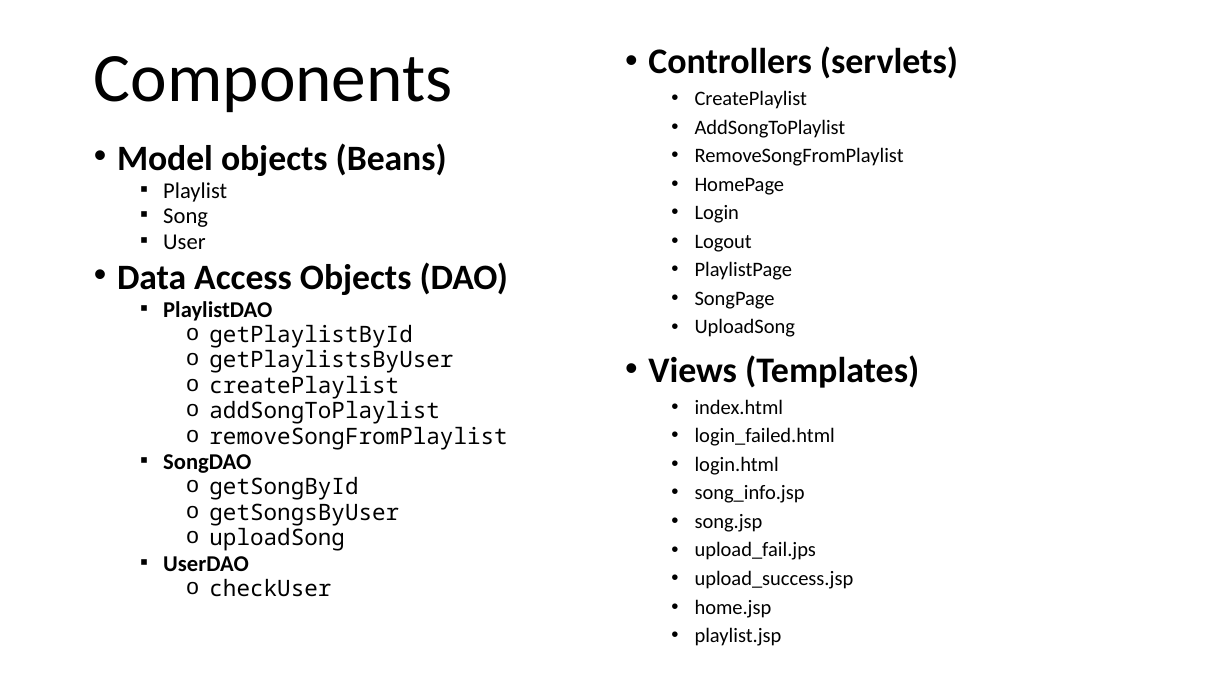
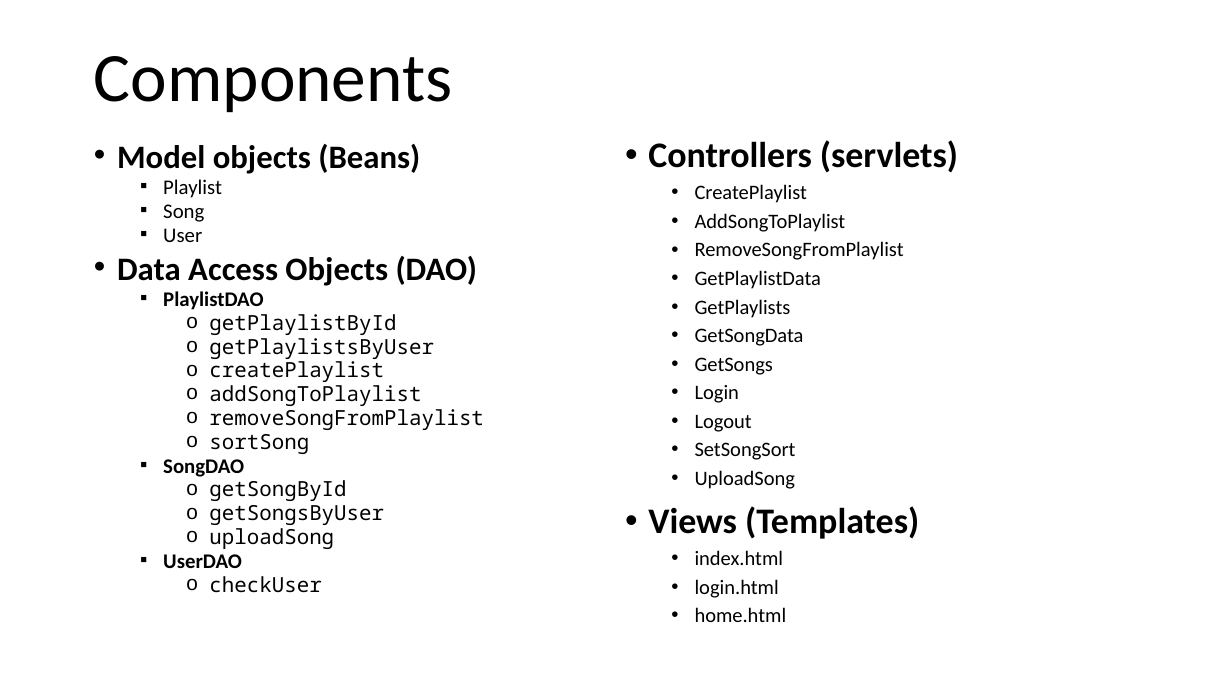
Before and after one commit to GenniImparato/PlaylistMaker, a slide deck: slide 9 of doc/documentation (RIA).pptx. Drawn at 1232x693 pixels with LibreOffice and Linux fonts; fonts in the diff are those of the drawing. Boxes give left, top, right and bottom in pixels: in the first picture for what was removed or moved away, otherwise in the second. Text is boxed around its words. In the diff, an @@ line names an element or a change of style, - is before the commit and + after.

```diff
--- a/doc/documentation (RIA).pptx
+++ b/doc/documentation (RIA).pptx
@@ text at box(117, 144, 484, 593): size 27.8 to 25.5 pt in "Model objects (Beans)", "Data Access Objects (DAO)"; size 17.6 to 16.1 pt in "Playlist", "Song", "User", "PlaylistDAO" and 11 more places @@
@@ text "Controllers (servlets)": place and size @@
-text "Controllers (servlets)" at box(648, 46, 958, 646)
+text "Controllers (servlets)" at box(648, 140, 958, 622)
@@ text at box(695, 270, 821, 375): text changed @@
-  • HomePage
+  • GetPlaylistData
+  • GetPlaylists
+  • GetSongData
+  • GetSongs
@@ text at box(209, 434, 309, 454): paragraph added @@
+    o sortSong
@@ text at box(695, 442, 796, 460): text changed @@
-  • PlaylistPage
-  • SongPage
+  • SetSongSort
@@ text at box(695, 427, 835, 446): paragraph removed @@
-  • login_failed.html
@@ text at box(695, 607, 787, 622): text changed @@
-  • song_info.jsp
-  • song.jsp
-  • upload_fail.jps
-  • upload_success.jsp
-  • home.jsp
-  • playlist.jsp
+  • home.html
```
Also in this commit, not shown: 5 other slides changed, 9 slides added, 28 other files.
